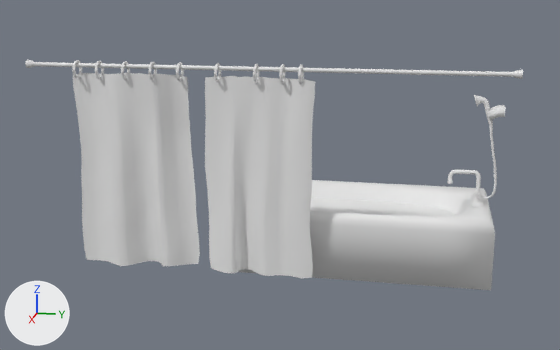
The FBX model UnityProject/Assets/Visuals/3D Assets/LVL_1/Bathroom/Bathroom Elements/Import/Shower Elements/BathroomSetup_ShowerElements.fbx: old version first, new version second.
Both versions are drawn from a 50 mm camera at (9.49, 0.86, 3.42) aimed at (0.21, -1.0, 1.1). Every picture has the same lights, and +X, +Y and +Z are marked at lower left. Where no turn or scale is listed for an object, it has been applied to the vertices.

The scene before the commit, as lines of its bpy script (objects in view):
```python
me_mesh = bpy.data.meshes.new('Mesh')
me_mesh.from_pydata(...)  # 40 vertices, 28 faces; spans x -0.8..0.8, y -1.52..1.58, z 0.0
me_mesh.materials.append(mat_material)  # white #e7e7e7
me_plane = bpy.data.meshes.new('Plane')
me_plane.from_pydata(...)  # 1088 vertices, 1059 faces; spans x -0.7..0.5, y -3.58..2.06, z -1.31..0.38
me_plane_006 = bpy.data.meshes.new('Plane.006')
me_plane_006.from_pydata(...)  # 578 vertices, 512 faces; spans x -0.15..0.14, y -2.08..0.82, z -3.16..-0.81
ob_bathtub_water2_low = bpy.data.objects.new('BathTub_Water2_Low', me_mesh)
ob_bathtub_water2_low.location = (0.0, 0.024, 0.6)
ob_forhæng = bpy.data.objects.new('forhæng', me_plane)
ob_forhæng.location = (0.603, -0.315, 2.179)
ob_plane = bpy.data.objects.new('Plane', me_plane_006)
ob_plane.location = (1.002, -1.253, 3.243)
# also in view: 'BathTub' at (0.0, 0.05, 0.61)
```
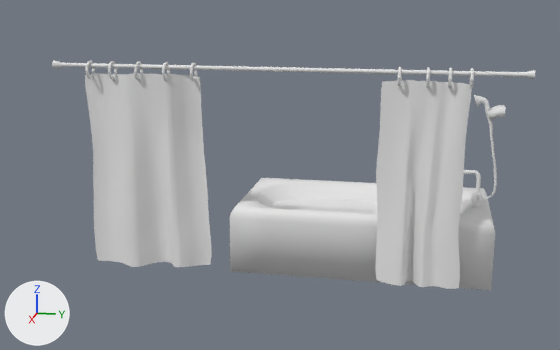
What the commit changed:
me_plane_006 is used by ob_plane; location (1.002, -1.253, 3.243).
me_plane_006 had 578 vertices, 512 faces and spanned x -0.15..0.14, y -2.08..0.82, z -3.16..-0.81.
me_plane_006 now has 578 vertices, 512 faces and spans x -0.15..0.14, y -1.93..2.49, z -3.16..-0.81.
me_plane_006 part 11: the loose piece of 289 vertices spanning x -0.15..0.14, y -2.08..-0.61, z -3.16..-0.81 is moved by (0.0, 0.15, 0.0).
me_plane_006 part 12: 289 of 578 vertices moved; they spanned x -0.1..0.08, y -0.49..0.82, z -3.16..-0.82 and now span x -0.1..0.08, y 1.51..2.49, z -3.16..-0.82; mean shift (0.0, 1.89, 0.0); largest move (-0.02, -0.35, -1.33) -> (-0.02, 1.66, -1.33).
me_plane has 1088 vertices, 1059 faces and spans x -0.7..0.5, y -3.58..2.06, z -1.31..0.38.
me_plane is used by ob_forhæng; location (0.603, -0.315, 2.179).
me_plane part 1: the loose piece of 80 vertices spanning x 0.28..0.5, y -2.96..-2.93, z 0.17..0.38 is moved by (0.0, 0.16, 0.0).
me_plane part 2: the loose piece of 96 vertices spanning x 0.35..0.45, y -3.58..2.06, z 0.28..0.38 is scaled about its middle by (1, 0.961, 1), then moved by (0.0, 0.23, 0.0).
me_plane part 3: the loose piece of 80 vertices spanning x 0.28..0.5, y -2.36..-2.33, z 0.17..0.38 is moved by (0.0, 0.16, 0.0).
me_plane part 4: the loose piece of 80 vertices spanning x 0.28..0.5, y -1.71..-1.67, z 0.17..0.38 is moved by (0.0, 0.16, 0.0).
me_plane part 5: the loose piece of 80 vertices spanning x 0.28..0.5, y -2.69..-2.65, z 0.17..0.38 is moved by (0.0, 0.16, 0.0).
me_plane part 6: the loose piece of 80 vertices spanning x 0.28..0.5, y -2.03..-2.0, z 0.17..0.38 is moved by (0.0, 0.16, 0.0).
me_plane part 7: the loose piece of 80 vertices spanning x 0.28..0.5, y -1.26..-1.22, z 0.17..0.38 is moved by (0.0, 2.03, 0.0).
me_plane part 8: the loose piece of 80 vertices spanning x 0.28..0.5, y -0.81..-0.78, z 0.17..0.38 is moved by (0.0, 1.89, 0.0).
me_plane part 9: the loose piece of 80 vertices spanning x 0.28..0.5, y -0.51..-0.48, z 0.17..0.38 is moved by (0.0, 1.82, 0.0).
me_plane part 10: the loose piece of 80 vertices spanning x 0.28..0.5, y -0.3..-0.27, z 0.17..0.38 is moved by (0.0, 1.84, 0.0).

Location of each change, (x1, y1, x2, y2) in pixels of the pictures (560 x 350 px; the box of a moved part takes in the faces that stretch with it):
'Plane', reshaped (60% wider): before (73, 73, 315, 278); after (85, 73, 472, 289)
'forhæng', reshaped: before (25, 60, 523, 199); after (52, 60, 535, 199)
part 1 of me_plane, moved or reshaped: before (72, 60, 82, 79); after (85, 60, 95, 79)
part 2 of me_plane, moved or reshaped: before (25, 60, 523, 79); after (52, 60, 535, 79)
part 3 of me_plane, moved or reshaped: before (121, 61, 130, 80); after (134, 61, 143, 80)
part 4 of me_plane, moved or reshaped: before (176, 62, 184, 81); after (190, 63, 197, 81)
part 5 of me_plane, moved or reshaped: before (95, 61, 104, 79); after (108, 61, 117, 80)
part 6 of me_plane, moved or reshaped: before (148, 62, 157, 80); after (162, 62, 170, 80)
part 7 of me_plane, moved or reshaped: before (214, 63, 221, 82); after (397, 67, 402, 87)
part 8 of me_plane, moved or reshaped: before (253, 64, 260, 83); after (426, 67, 430, 87)
part 9 of me_plane, moved or reshaped: before (279, 64, 286, 84); after (448, 68, 452, 88)
part 10 of me_plane, moved or reshaped: before (298, 65, 304, 84); after (469, 68, 474, 88)
part 11 of me_plane_006, moved or reshaped: before (73, 73, 200, 266); after (85, 73, 212, 267)
part 12 of me_plane_006, moved or reshaped: before (205, 76, 315, 278); after (375, 80, 472, 289)
